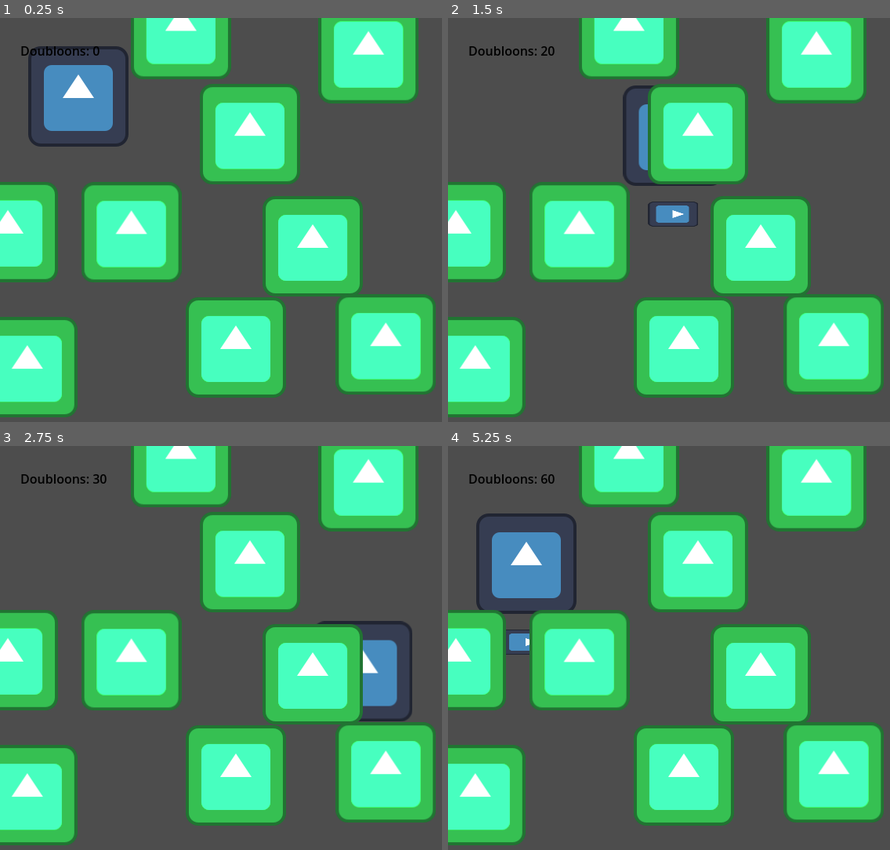
Above: before the commit, frames 1-4 (two rows, left to right).
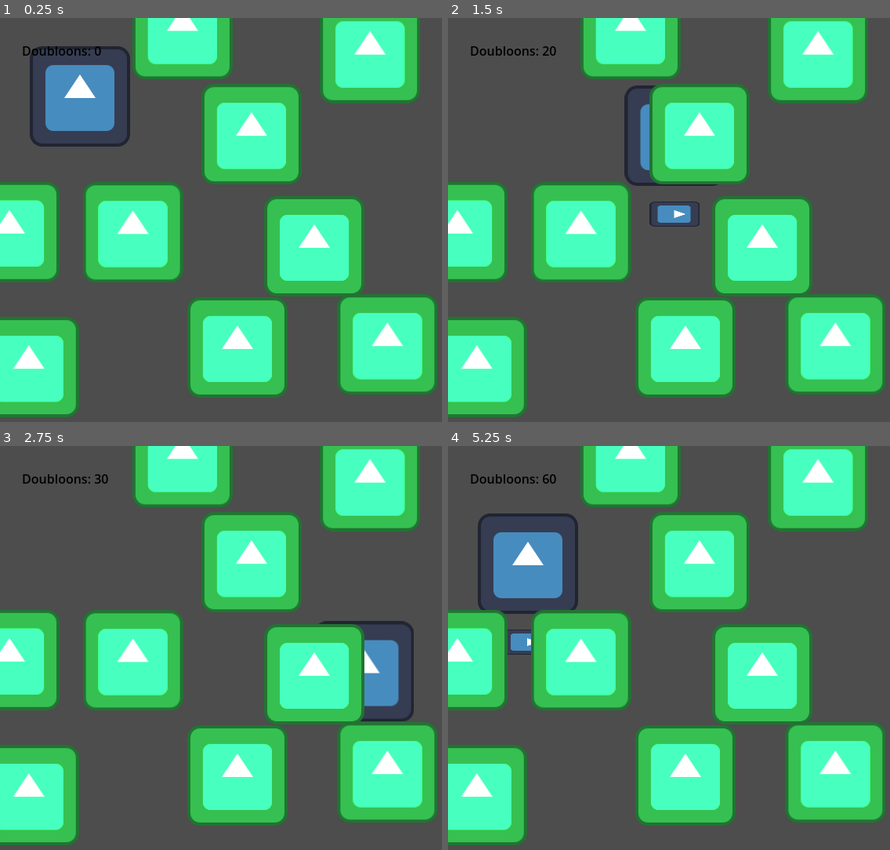
Above: after the commit, the same moments.

Repository: Bybett/Shinobi-Code
Game: Godot game, scene res://Scenes/root_scene_linux.tscn
The game is run twice, just before and just after one commit, with the same random seed, the same clock (stepped at 60 frames per second) and the same inputs. The engine's default icon, where the game draws it, is replaced by a stand-in: a white triangle on a blue panel in a dark square.
Inputs:
- Up to frame 1 (0.25 s): no input
- Up to frame 2 (1.5 s): tap Enter at 0.5 s; hold D (Right) 0.53-1.28 s; tap Space (Space) at 0.6, 1.35 s; hold S (Down) from 1.28 s (still down)
- Up to frame 3 (2.75 s): release S (Down) at 2.03 s; hold D (Right) from 2.03 s (still down); tap Space (Space) at 2.1 s
- Up to frame 4 (5.25 s): release D (Right) at 2.78 s; hold W (Up) 2.78-3.53 s; tap Space (Space) every 0.75 s from 2.85 to 5.1 s; hold A (Left) 3.53-5.03 s; hold S (Down) from 5.03 s (still down)

The runs differ from the first frame. In frame 1, 5.1% of the frame differs, in the area x 0-99%, y 0-99%; in frame 2, 5.0%; in frame 3, 4.9%; in frame 4, 5.2%.

Commit message:
gadot a betch

Diff:
--- a/slime-slayer/Scenes/Player Scenes/sword_swipe.tscn
+++ b/slime-slayer/Scenes/Player Scenes/sword_swipe.tscn
@@ -1,12 +1,12 @@
 [gd_scene load_steps=4 format=3 uid="uid://dstx040vqj326"]
 
-[ext_resource type="Script" uid="uid://udylmdcb06hb" path="res://Scripts/sword_script.gd" id="1_bt0d8"]
+[ext_resource type="Script" path="res://Scripts/sword_script.gd" id="1_bt0d8"]
 [ext_resource type="Texture2D" uid="uid://bhsq2hgmgm18m" path="res://icon.svg" id="1_jh7u7"]
 
 [sub_resource type="RectangleShape2D" id="RectangleShape2D_de11f"]
 size = Vector2(32, 64)
 
-[node name="SwordSwipeNode" type="Area2D"]
+[node name="SwordSwipe" type="Area2D"]
 script = ExtResource("1_bt0d8")
 
 [node name="CollisionShape2D" type="CollisionShape2D" parent="."]
--- a/slime-slayer/Scenes/root_scene_linux.tscn
+++ b/slime-slayer/Scenes/root_scene_linux.tscn
@@ -13,6 +13,7 @@
 default_font_size = 16
 
 [node name="Node2D" type="Node2D"]
+position = Vector2(2, 0)
 script = ExtResource("1_irq5f")
 
 [node name="Player" parent="." instance=ExtResource("1_c0w1u")]
--- a/slime-slayer/Scripts/player_script.gd
+++ b/slime-slayer/Scripts/player_script.gd
@@ -55,6 +55,7 @@
 			sprite.modulate = Color(1, 0, 0, 1)
 			is_moving = false
 			return
+
 		print("Hero Health: ", Globals.HERO_HEALTH, " | Score: ", Globals.score)
 
 
--- a/slime-slayer/Scripts/sword_script.gd
+++ b/slime-slayer/Scripts/sword_script.gd
@@ -18,4 +18,3 @@
 			area.queue_free()
 			Globals.score += 50  # +50 for killing
 		print("Slime Health: ", area.life, " | score: ", Globals.score)
-		#thing 2
--- a/slime-slayer/project.godot
+++ b/slime-slayer/project.godot
@@ -12,7 +12,7 @@
 
 config/name="Slime Slayer"
 run/main_scene="res://Scenes/root_scene_linux.tscn"
-config/features=PackedStringArray("4.4", "GL Compatibility")
+config/features=PackedStringArray("4.3", "GL Compatibility")
 config/icon="res://icon.svg"
 
 [autoload]
Not shown: 1 places in slime-slayer/Scenes/Player Scenes/player_scene.tscn that only renumber resources
Not shown: 1 places in slime-slayer/Scenes/enemy_scene.tscn that only renumber resources
Not shown: 1 places in slime-slayer/Scenes/root_scene_linux.tscn that only renumber resources
